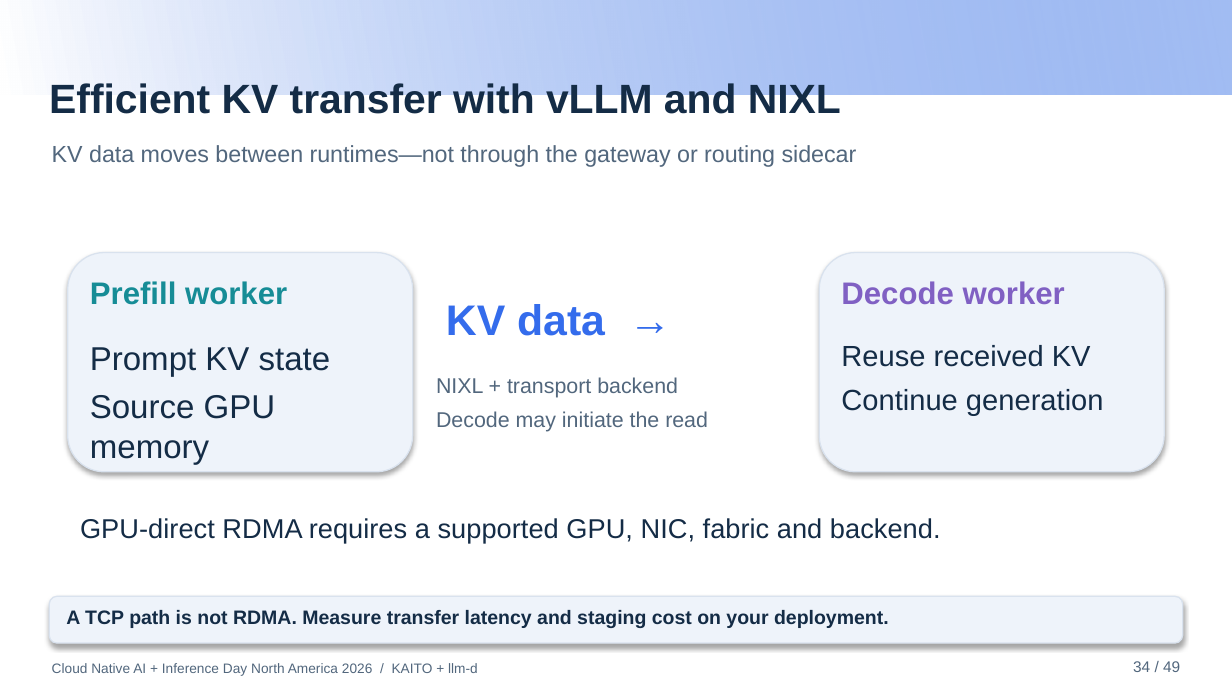
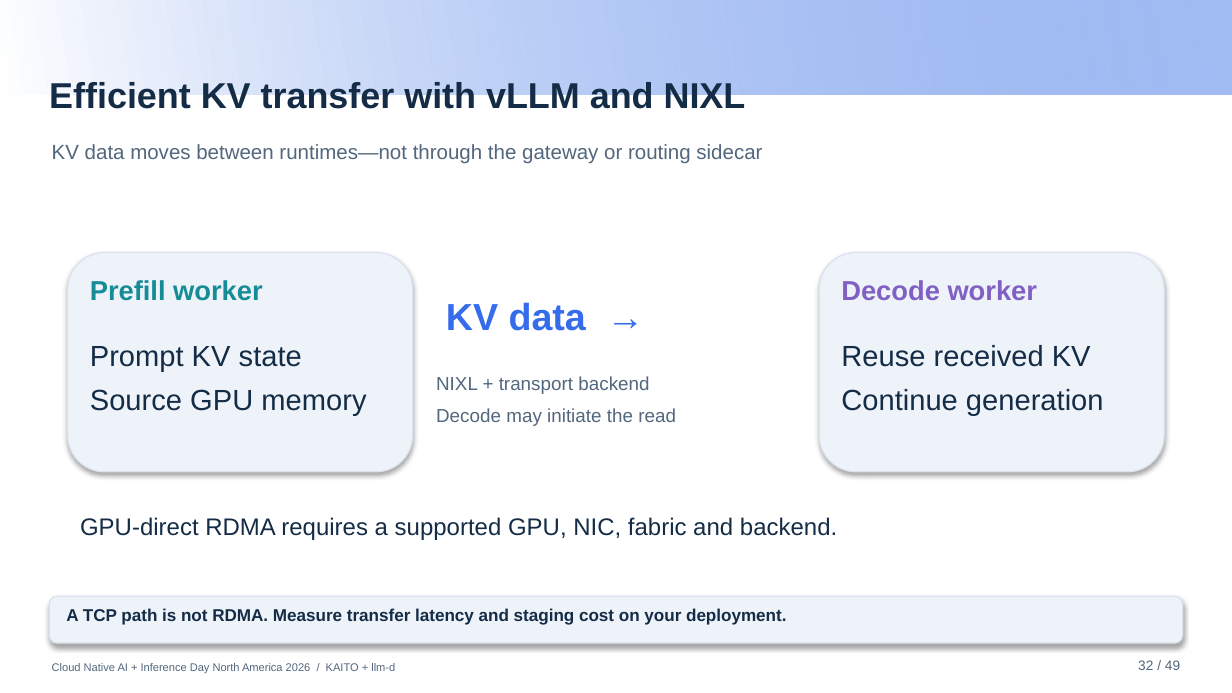
Before and after one commit to andyzhangx/demo, a slide deck: slide 32 of llm/pd-disaggregation/kubecon-na-2026-pd-disaggregation-kaito-llmd.pptx (slide 34 before the commit). Drawn at 1232x693 pixels with LibreOffice and Linux fonts; fonts in the diff are those of the drawing; background and template pictures are left out. Boxes give left, top, right and bottom in pixels: in the first picture for what was removed or moved away, otherwise in the second. Text is boxed around its words. In the diff, an @@ line names an element or a change of style, - is before the commit and + after.

```diff
--- a/llm/pd-disaggregation/kubecon-na-2026-pd-disaggregation-kaito-llmd.pptx
+++ b/llm/pd-disaggregation/kubecon-na-2026-pd-disaggregation-kaito-llmd.pptx
@@ text "Efficient KV transfer with vLLM ..." at bbox=[49, 82, 746, 115]: size 23.9 to 21 pt @@
@@ text "KV data moves between runtimes—not ..." at bbox=[52, 144, 762, 164]: size 13.6 to 12 pt @@
@@ text "Prefill worker" at bbox=[90, 280, 263, 301]: size 18.2 to 16 pt @@
@@ text "KV data →" at bbox=[446, 302, 586, 331]: size 25 to 22 pt @@
@@ text "Decode worker" at bbox=[841, 280, 1038, 300]: size 18.2 to 16 pt @@
@@ text "Prompt KV state" at bbox=[90, 346, 366, 415]: size 19.3 to 17 pt @@
@@ text "NIXL + transport backend" at bbox=[436, 376, 676, 426]: size 12.5 to 11 pt @@
@@ text "GPU-direct RDMA requires a supported ..." at bbox=[80, 517, 837, 540]: size 15.9 to 14 pt @@
@@ text "A TCP path is not ..." at bbox=[66, 608, 786, 625]: size 11.4 to 10 pt @@
@@ text "Cloud Native AI + Inference ..." at bbox=[52, 663, 395, 673]: size 8 to 6.5 pt @@
@@ text at bbox=[1138, 660, 1180, 670]: text changed; size 9 to 8 pt @@
-34 / 49
+32 / 49
```
Also in this commit, not shown: 45 other slides changed, 2 slides added, 2 slides removed.
